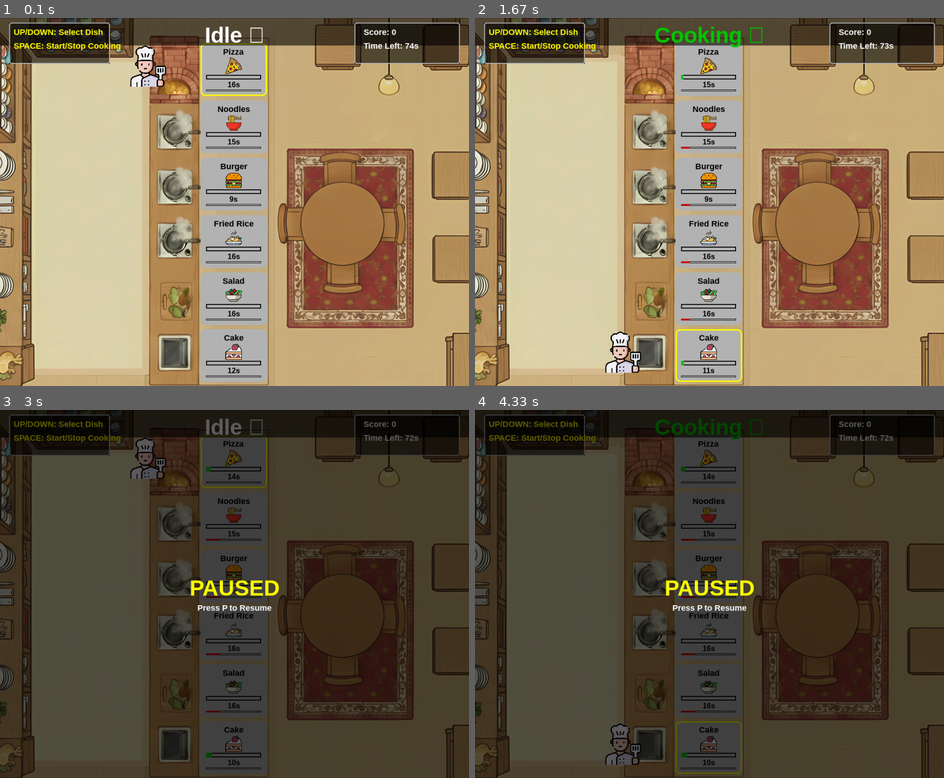
Above: before the commit, frames 1-4 (two rows, left to right).
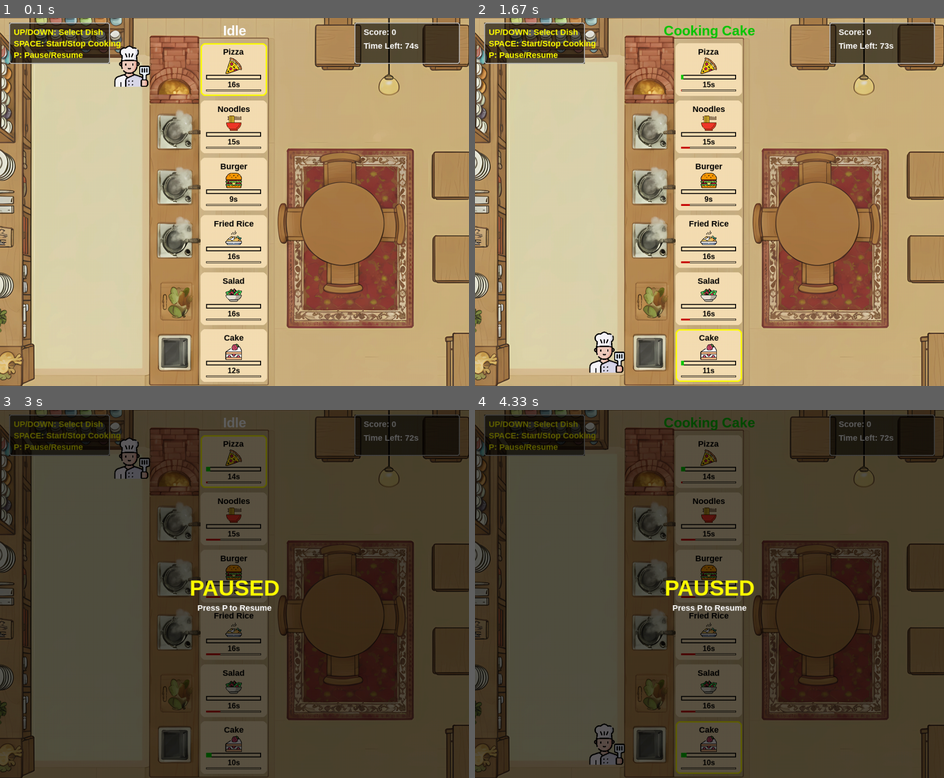
Above: after the commit, the same moments.

Repository: Jash9876/pygame-cooking-simulator
Game: pygame game, started from OS Game.py
Same seed, same stepped clock (60 frames per second), same inputs: the game is played once before the commit and once after it.
Inputs:
- Up to frame 1 (0.1 s): no input
- Up to frame 2 (1.67 s): tap Space at 0.33, 0.73, 1.03, 1.23, 1.57 s; hold Up 0.67-1.13 s; hold Down 1.17-1.47 s; hold Up from 1.5 s (still down)
- Up to frame 3 (3 s): release Up at 1.87 s; hold Down 1.9-2.27 s; tap Space at 1.97, 2.37 s; hold Up 2.3-2.6 s; tap P at 2.63 s; hold Down from 2.97 s (still down)
- Up to frame 4 (4.33 s): tap Space at 3.03, 3.37, 3.77, 4.17 s; release Down at 3.27 s; hold Up 3.3-3.67 s; hold Down 3.7-4.07 s; hold Up from 4.1 s (still down)

The runs differ from the first frame. In frame 1, 19% of the frame differs, in the area x 0-100%, y 0-99%; in frame 2, 19%; in frame 3, 7.9%; in frame 4, 7.9%.

Commit message:
Added pause overlay / pause logic and cooking status header.

Diff:
--- a/OS Game.py
+++ b/OS Game.py
@@ -5,7 +5,7 @@
 MAX_WAIT = 10
 TOTAL_TIME = 75
 WHITE, BLACK = (255,255,255), (0,0,0)
-GREEN, RED, BLUE, GRAY, YELLOW = (0,200,0),(200,0,0),(0,100,255),(180,180,180),(255,255,0)
+GREEN, RED, BLUE, GRAY, YELLOW, BROWN = (0,200,0),(200,0,0),(0,100,255),(180,180,180),(255,255,0),(245,222,179)
 
 pygame.init()
 screen = pygame.display.set_mode((WIDTH, HEIGHT))
@@ -13,6 +13,7 @@
 clock = pygame.time.Clock()
 font = pygame.font.SysFont("Arial",18,bold=True)
 big_font = pygame.font.SysFont("Arial",48,bold=True)
+small_font = pygame.font.SysFont("Arial", 30, bold=True)
 
 try:
     background_img = pygame.image.load("restaurant_background.png").convert_alpha()
@@ -30,8 +31,13 @@
 dish_names = ["Pizza","Noodles","Burger","Fried Rice","Salad","Cake"]
 food_icons = {}
 for name in dish_names:
-    icon = pygame.image.load(f"{name.lower()}.png").convert_alpha()
-    food_icons[name] = pygame.transform.scale(icon,(36,36))
+    try:
+        icon = pygame.image.load(f"{name.lower()}.png").convert_alpha()
+        food_icons[name] = pygame.transform.scale(icon,(36,36))
+    except:
+        surf = pygame.Surface((36,36),pygame.SRCALPHA)
+        surf.fill(random.choice([(255,0,0,150),(0,255,0,150),(0,0,255,150),(255,255,0,150)]))
+        food_icons[name] = surf
 
 class Dish:
     PANEL_WIDTH = 145
@@ -67,28 +73,24 @@
                 self.cooking=False
 
     def draw(self, is_selected):
-        bg_color = GRAY + (180,)
+        bg_color = BROWN + (180,)
         if self.finished and not self.lost: bg_color = GREEN + (180,)
         elif self.lost: bg_color = RED + (180,)
         pygame.draw.rect(screen, bg_color, self.rect, border_radius=10)
         if is_selected:
             pygame.draw.rect(screen, YELLOW, self.rect, 3, border_radius=10)
 
-        # Layout calculations
         center_x = self.x + self.PANEL_WIDTH // 2
         y_offset = self.y + 8
 
-        # Dish Name
         name_surf = font.render(self.name, True, BLACK)
         screen.blit(name_surf, (center_x - name_surf.get_width()//2, y_offset))
         y_offset += name_surf.get_height() + 2
 
-        # Icon
         icon = food_icons[self.name]
         screen.blit(icon, (center_x - icon.get_width()//2, y_offset))
         y_offset += icon.get_height() + 2
 
-        # Progress Bar
         bar_w, bar_h = 120, 10
         bar_x = center_x - bar_w//2
         bar_y = y_offset
@@ -114,7 +116,6 @@
             wait_progress = min(self.wait_time/MAX_WAIT,1)
             pygame.draw.rect(screen, RED, (patience_x, patience_y, int(patience_w*wait_progress), patience_h))
 
-# Dish Positions
 positions=[(438,55),(438,180),(438,305),(438,430),(438,555),(438,679)]
 dishes = [Dish(dish_names[i],random.randint(8,15),positions[i][0],positions[i][1]) for i in range(len(dish_names))]
 
@@ -141,9 +142,9 @@
     pygame.draw.rect(inst_surf,GRAY,(0,0,inst_rect.width,inst_rect.height),2,border_radius=5)
     screen.blit(inst_surf,inst_rect.topleft)
     screen.blit(font.render("UP/DOWN: Select Dish",True,YELLOW),(30,20))
-    screen.blit(font.render("SPACE: Start/Stop Cooking",True,YELLOW),(30,50))
-
-# --- Main Loop ---
+    screen.blit(font.render("SPACE: Start/Stop Cooking",True,YELLOW),(30,45))
+    screen.blit(font.render("P: Pause/Resume",True,YELLOW),(30,70))
+
 paused = False
 pause_accumulated = 0
 pause_start_time = 0
@@ -151,18 +152,15 @@
 while True:
     dt = clock.tick(FPS)
 
-    # --- Background ---
     if background_img:
         screen.blit(background_img, (0, 0))
     else:
         screen.fill(WHITE)
 
-    # --- Events ---
     for event in pygame.event.get():
         if event.type == pygame.QUIT:
             pygame.quit()
             sys.exit()
-
         if not game_over and event.type == pygame.KEYDOWN:
             if event.key == pygame.K_UP:
                 current_index = (current_index - 1) % len(dishes)
@@ -182,53 +180,46 @@
                     pause_end = pygame.time.get_ticks() / 1000.0
                     pause_accumulated += pause_end - pause_start_time
 
-    # --- Game Updates ---
     if not game_over and not paused:
         for d in dishes:
             d.update(dt)
-
         for d in dishes:
             if d.finished and not d.counted:
                 d.counted = True
                 if not d.lost:
                     score += 10
-
         elapsed = pygame.time.get_ticks() / 1000.0 - start_time - pause_accumulated
         remaining_time = max(int(TOTAL_TIME - elapsed), 0)
-
         if remaining_time <= 0 or all(d.finished for d in dishes):
             game_over = True
             for d in dishes:
                 d.cooking = False
 
-    # --- Draw Dishes ---
     for i, d in enumerate(dishes):
         d.draw(i == current_index)
 
-    # --- Chef ---
     chef = dishes[current_index]
-    chef_x = chef.x - 160
+    chef_x = chef.x - 195
     chef_y = chef.y + 5
     screen.blit(chef_img, (chef_x, chef_y))
 
-    # --- Chef Status Banner (Centered Top) ---
-    chef_status = "Cooking 🍳" if chef.cooking else "Idle 😴"
-    status_color = GREEN if chef.cooking else WHITE
-
-    # semi-transparent bar
-    banner_rect = pygame.Rect(0, 0, WIDTH, 60)
-    banner_surf = pygame.Surface(banner_rect.size, pygame.SRCALPHA)
-    banner_surf.fill((0, 0, 0, 150))
-    screen.blit(banner_surf, banner_rect.topleft)
-
-    # text centered
-    status_surf = big_font.render(chef_status, True, status_color)
+    if chef.cooking:
+        chef_status = f"Cooking {chef.name}"
+        status_color = GREEN
+    elif chef.finished and not chef.lost:
+        chef_status = f"{chef.name} Ready!"
+        status_color = YELLOW
+    elif chef.lost:
+        chef_status = f"{chef.name} Burnt!"
+        status_color = RED
+    else:
+        chef_status = "Idle"
+        status_color = WHITE
+
+    status_surf = small_font.render(chef_status, True, status_color)
     screen.blit(status_surf, (WIDTH // 2 - status_surf.get_width() // 2, 10))
 
-    # --- HUD ---
     draw_hud()
-
-    # --- Pause Overlay ---
     if paused:
         overlay = pygame.Surface((WIDTH, HEIGHT), pygame.SRCALPHA)
         overlay.fill((0, 0, 0, 160))
@@ -238,7 +229,6 @@
         screen.blit(pause_text, (WIDTH // 2 - pause_text.get_width() // 2, HEIGHT // 2 - 40))
         screen.blit(sub_text, (WIDTH // 2 - sub_text.get_width() // 2, HEIGHT // 2 + 20))
 
-    # --- Game Over Screen ---
     if game_over:
         overlay_w, overlay_h = 500, 200
         overlay_x = WIDTH // 2 - overlay_w // 2
